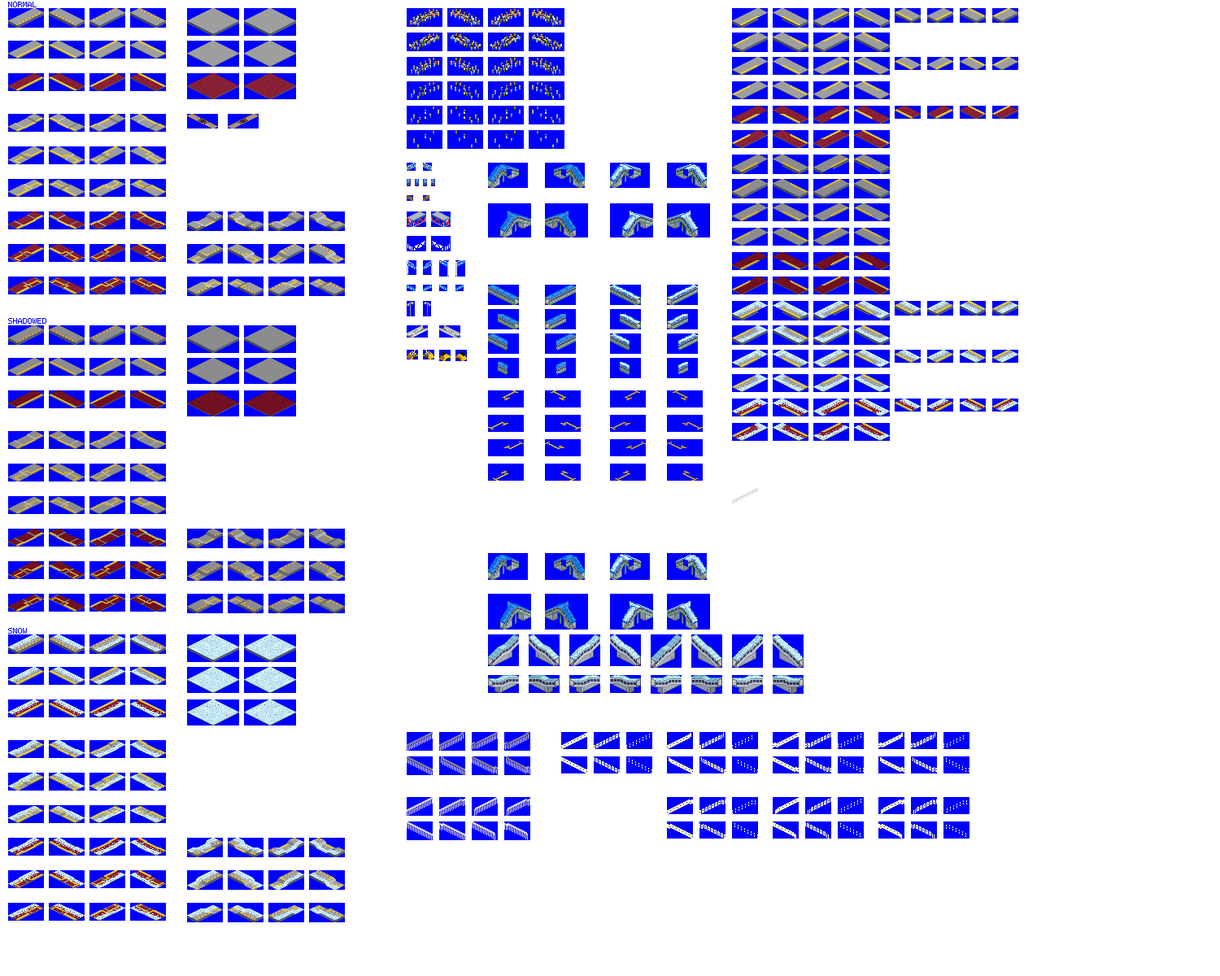
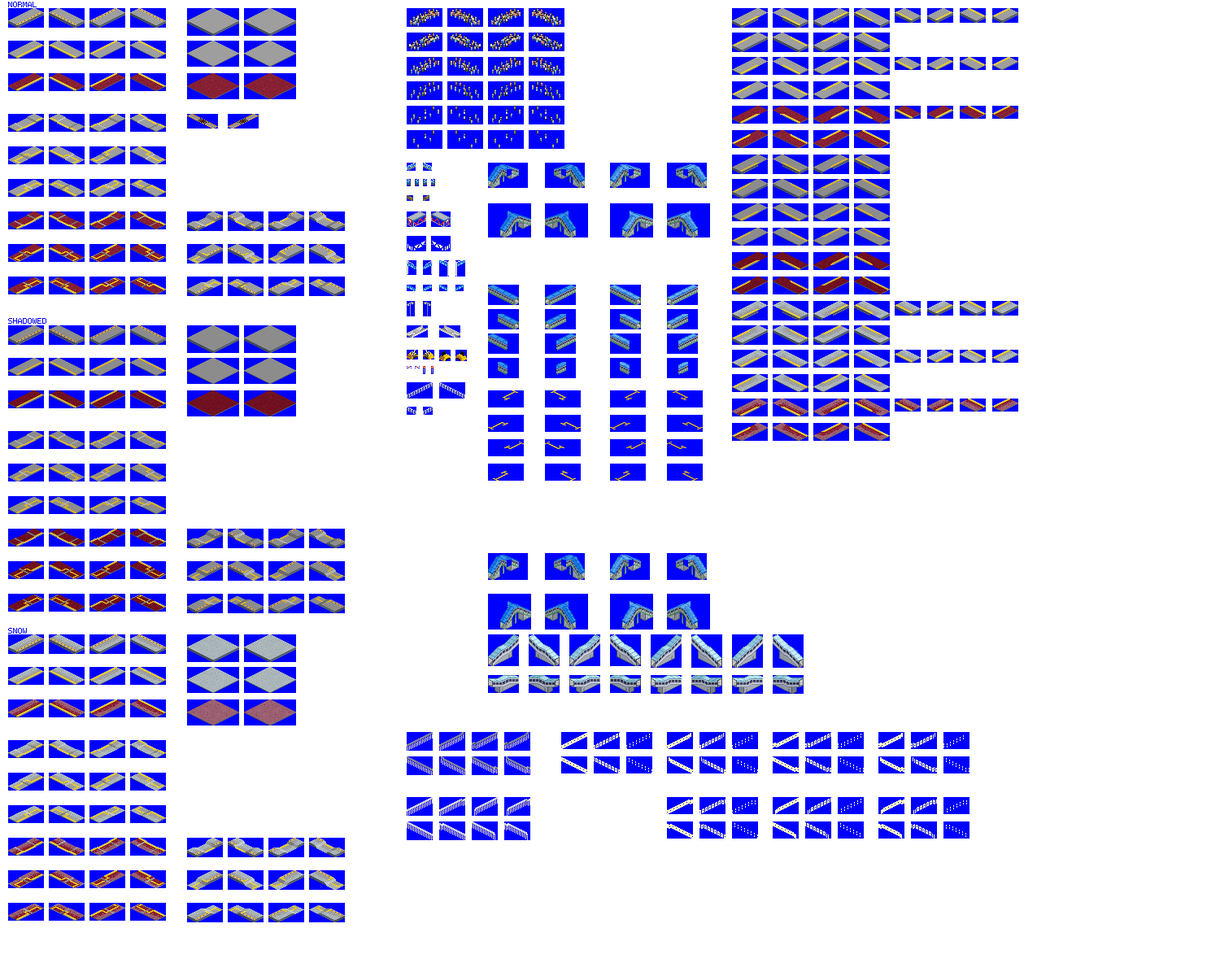
Revision of a layered 1220px x 976px image; what changed, layer by layer:
"snow": opacity 100% → 32%, blend normal → dissolve, painted on it over [8, 163, 1019, 921]
painted on "buffer" over [406, 335, 434, 375]
painted on "platforms" over [406, 335, 759, 624]
painted on "bg" over [406, 366, 466, 415]
